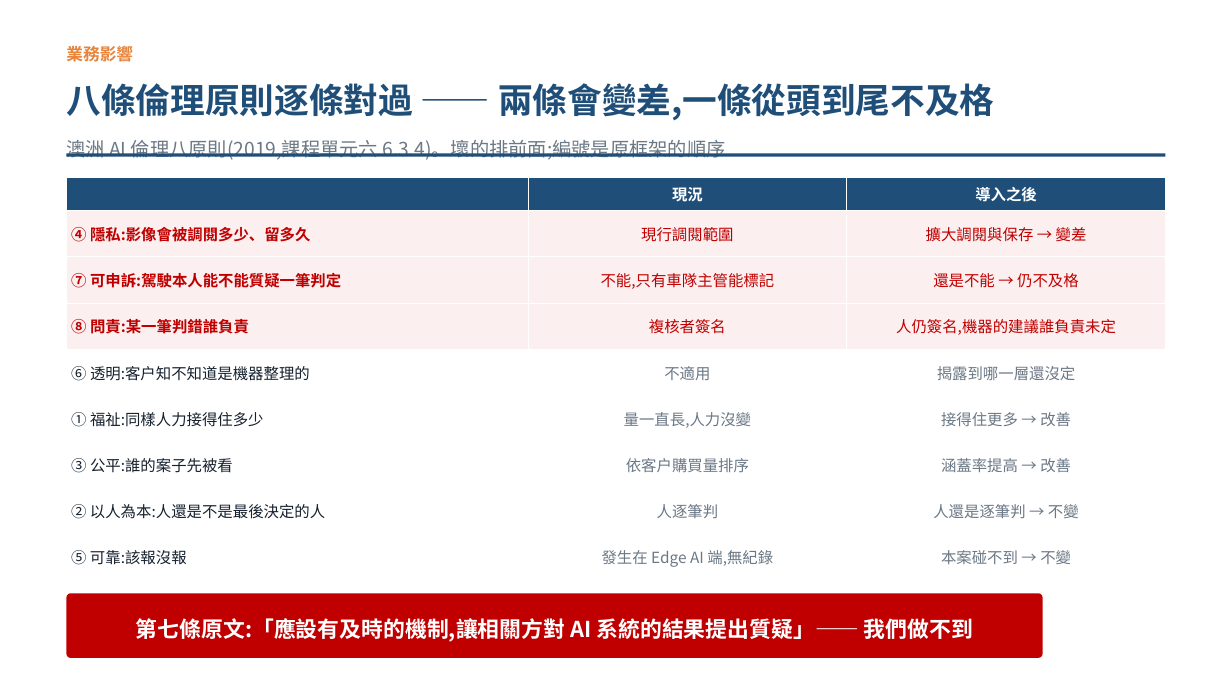
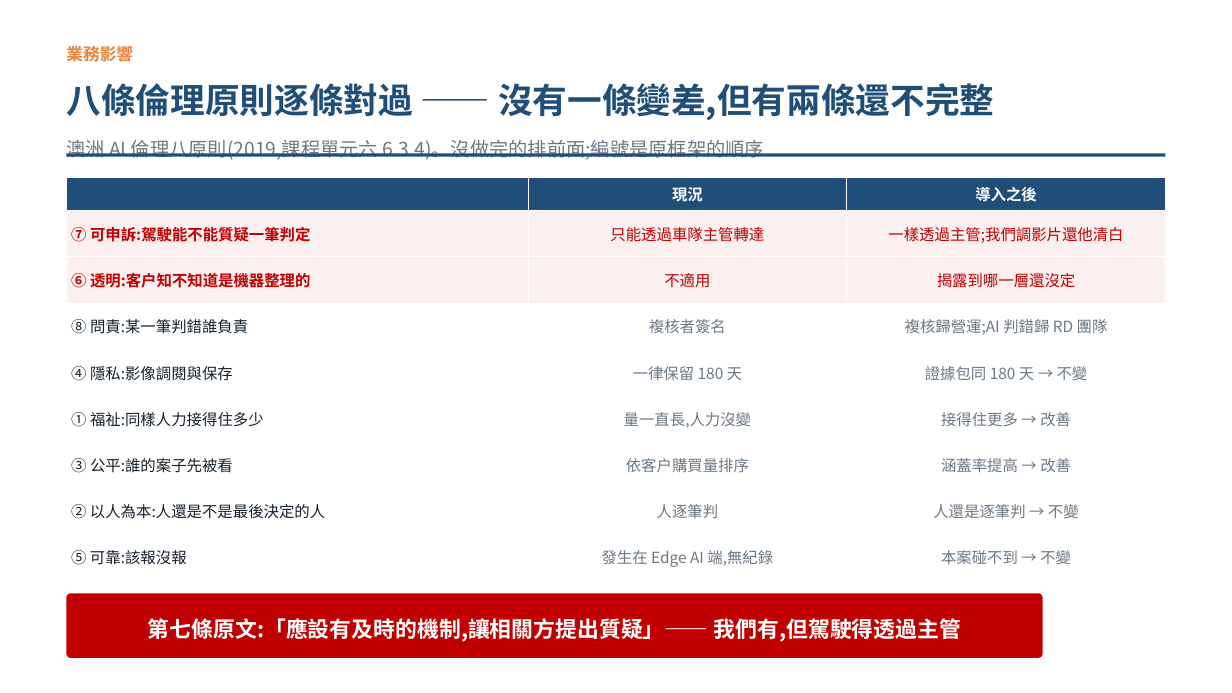
Before and after one commit to pokai-huang0828/UTS_workspace, a slide deck: slide 8 of Artificial Intelligence for Enterprises/Assessment3/Huang_26254793_421104_Assessment 3.pptx. Drawn at 1232x693 pixels with LibreOffice and Linux fonts; fonts in the diff are those of the drawing. Boxes give left, top, right and bottom in pixels: in the first picture for what was removed or moved away, otherwise in the second. Text is boxed around its words. In the diff, an @@ line names an element or a change of style, - is before the commit and + after.

```diff
--- a/Artificial Intelligence for Enterprises/Assessment3/Huang_26254793_421104_Assessment 3.pptx
+++ b/Artificial Intelligence for Enterprises/Assessment3/Huang_26254793_421104_Assessment 3.pptx
@@ text at bbox=[66, 83, 994, 120]: text changed @@
-八條倫理原則逐條對過 —— 兩條會變差,一條從頭到尾不及格
+八條倫理原則逐條對過 —— 沒有一條變差,但有兩條還不完整
@@ text at bbox=[66, 140, 764, 160]: text changed @@
-澳洲 AI 倫理八原則(2019,課程單元六 6.3.4)。壞的排前面;編號是原框架的順序
+澳洲 AI 倫理八原則(2019,課程單元六 6.3.4)。沒做完的排前面;編號是原框架的順序
@@ table at bbox=[67, 177, 1166, 580] @@
-row 2: ④ 隱私:影像會被調閱多少、留多久 | 現行調閱範圍 | 擴大調閱與保存 → 變差
-row 3: ⑦ 可申訴:駕駛本人能不能質疑一筆判定 | 不能,只有車隊主管能標記 | 還是不能 → 仍不及格
-row 4: ⑧ 問責:某一筆判錯誰負責 | 複核者簽名 | 人仍簽名,機器的建議誰負責未定
+row 2: ⑦ 可申訴:駕駛能不能質疑一筆判定 | 只能透過車隊主管轉達 | 一樣透過主管;我們調影片還他清白
+row 4: ⑧ 問責:某一筆判錯誰負責 | 複核者簽名 | 複核歸營運;AI 判錯歸 RD 團隊
+row 5: ④ 隱私:影像調閱與保存 | 一律保留 180 天 | 證據包同 180 天 → 不變
@@ fill #FBEFEF to #FFFFFF in row 4 @@
@@ text colour #C00000 to #16212E, bold off in "⑧ 問責:某一筆判錯誰負責" @@
@@ text colour #C00000 to #6B7885 in "複核者簽名" @@
@@ text at bbox=[148, 618, 961, 642]: text changed @@
-第七條原文:「應設有及時的機制,讓相關方對 AI 系統的結果提出質疑」—— 我們做不到
+第七條原文:「應設有及時的機制,讓相關方提出質疑」—— 我們有,但駕駛得透過主管
```
Also in this commit, not shown: 1 other slide changed, 4 other files.
